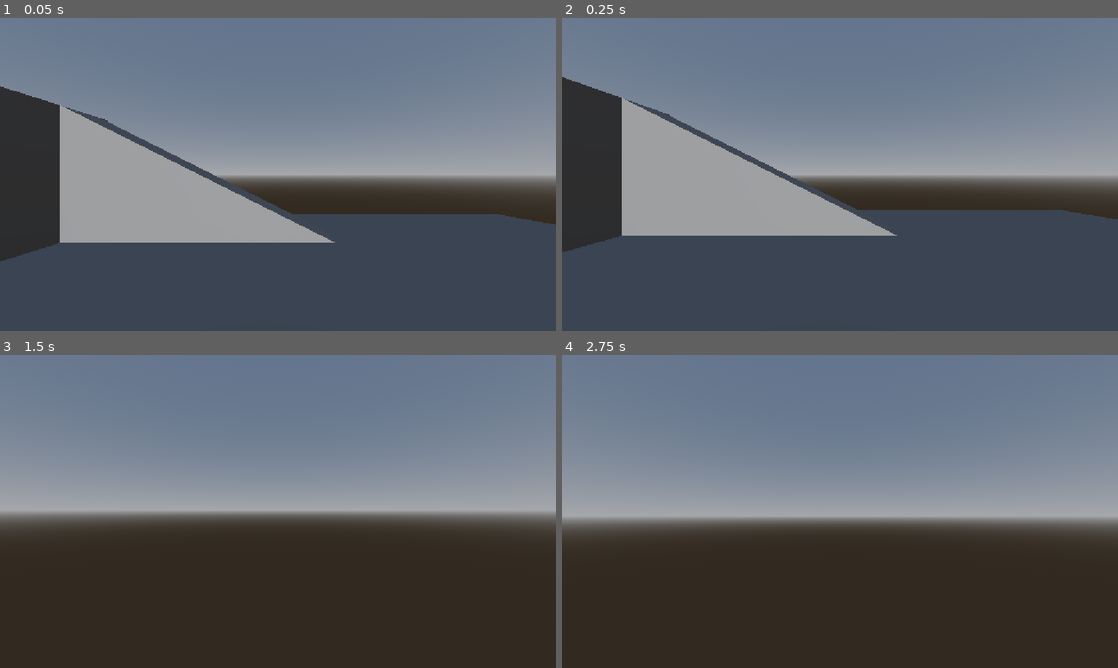
Above: before the commit, frames 1-4 (two rows, left to right).
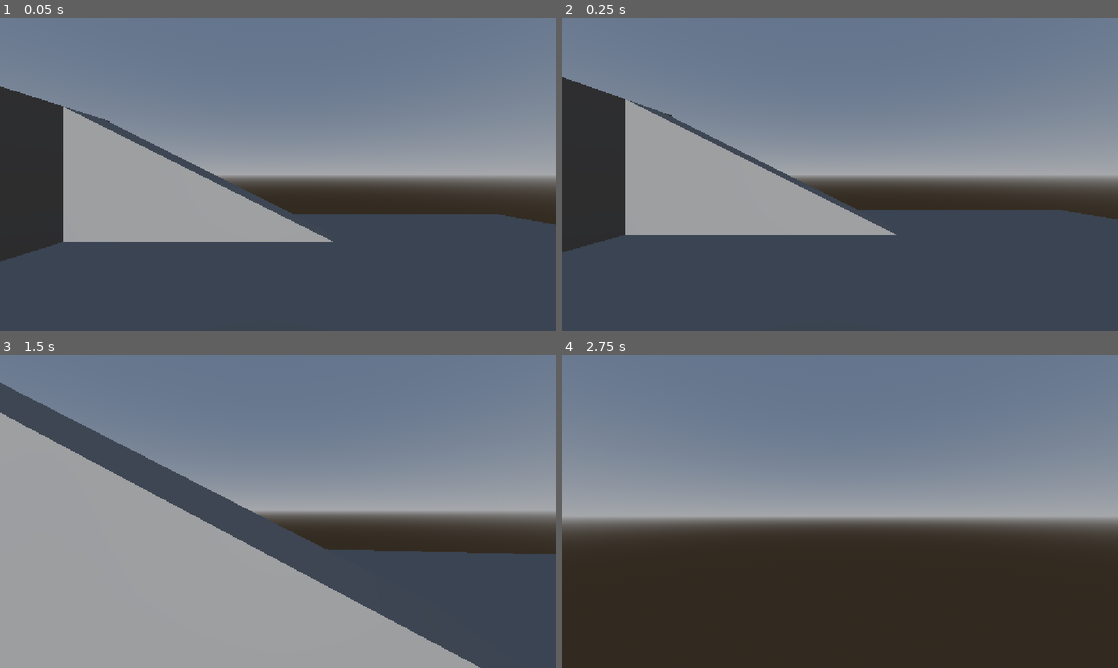
Above: after the commit, the same moments.

Repository: sebaselchadmomos/DarkestNights
Game: Godot game, scene res://Scenes/Gym.tscn
Two runs of this game, one before a commit and one after it. Both use one fixed random seed, a clock stepped at 60 frames per second and the inputs below.
Inputs (mouse positions are in pixels of both pictures, inside the frame that each line leads up to):
- Up to frame 1 (0.05 s): no input
- Up to frame 2 (0.25 s): no input
- Up to frame 3 (1.5 s): move the mouse to (305, 511) at 0.52 s; hold Ctrl (crouch, bound only after the commit) 0.53-1.28 s; hold W (move_forward) from 0.53 s (still down); tap Space (jump) at 0.77 s; move the mouse to (250, 511) at 1.27 s; tap Ctrl (crouch, bound only after the commit) at 1.35 s
- Up to frame 4 (2.75 s): keep holding W (move_forward); tap Space (jump) at 1.52 s; move the mouse to (851, 505) at 2.02 s; hold Ctrl (crouch, bound only after the commit) from 2.03 s (still down)

The runs differ from the first frame. In frame 1, 0.4% of the frame differs, in the area x 10-61%, y 27-72%; in frame 2, 0.5%; in frame 3, 49%, in the area x 0-100%, y 8-100%; in frame 4, nothing differs.

Commit message:
Agacharse
El jugador ya puede agacharse con C o Control, incluyendo un chequeo para que no se levante si tiene un obstáculo encima

Diff:
--- a/darkest-nights/Player.tscn
+++ b/darkest-nights/Player.tscn
@@ -5,6 +5,8 @@
 [sub_resource type="CapsuleShape3D" id="CapsuleShape3D_g4v7s"]
 
 [sub_resource type="CapsuleMesh" id="CapsuleMesh_g4v7s"]
+
+[sub_resource type="CapsuleShape3D" id="CapsuleShape3D_xhfnw"]
 
 [node name="Player" type="Node3D" unique_id=441289176]
 
@@ -21,8 +23,15 @@
 mesh = SubResource("CapsuleMesh_g4v7s")
 
 [node name="Camera3D" type="Camera3D" parent="CharacterBody3D" unique_id=491630876]
-transform = Transform3D(1, 0, 0, 0, 1, 0, 0, 0, 1, 0, 0.5, -0.10467237)
+transform = Transform3D(1, 0, 0, 0, 1, 0, 0, 0, 1, 0, 0.5, 0)
 current = true
 
 [node name="Marker3D" type="Marker3D" parent="CharacterBody3D/Camera3D" unique_id=1455002347]
 transform = Transform3D(1, 0, 0, 0, 1, 0, 0, 0, 1, 0, -0.5, 0.10467237)
+
+[node name="StandCheck" type="Area3D" parent="CharacterBody3D" unique_id=989153122]
+transform = Transform3D(0.5, 0, 0, 0, 0.5, 0, 0, 0, 0.5, 0, 1.5, 0)
+
+[node name="CollisionShape3D" type="CollisionShape3D" parent="CharacterBody3D/StandCheck" unique_id=1595237995]
+shape = SubResource("CapsuleShape3D_xhfnw")
+debug_color = Color(0.7737932, 0, 0.013058065, 0.41960785)
--- a/darkest-nights/Scripts/player.gd
+++ b/darkest-nights/Scripts/player.gd
@@ -1,10 +1,12 @@
 extends CharacterBody3D
 
 # Variables de movimiento
-@export var speed = 14
+@export var speed = 14.0
+var base_speed = 14.0
 @export var fall_acceleration = 10
 @export var jump_force = 500
 var target_velocity = Vector3.ZERO
+var isCrouch = false
 
 # Variables para el mouse
 const MOUSE_SENSITIVITY := 0.002
@@ -52,7 +54,7 @@
 	camera_forward = camera_forward.normalized()
 	camera_right = camera_right.normalized()
 
-	# Detectamos los inputs
+	# Detectamos los inputs direccionales
 	if Input.is_action_pressed("move_right"):
 		direction += camera_right
 	if Input.is_action_pressed("move_left"):
@@ -82,6 +84,26 @@
 	if is_on_floor() and Input.is_action_pressed("jump"):
 		target_velocity.y = target_velocity.y + (jump_force * delta)
 
+	# Lógica para agacharse
+	if Input.is_action_pressed("crouch") and not isCrouch:
+		isCrouch = true
+		speed = speed / 2
+		$CollisionShape3D.shape.height = 0.5
+
+	if Input.is_action_just_released("crouch") and isCrouch:
+		if can_stand():
+			isCrouch = false
+			speed = base_speed
+			$CollisionShape3D.shape.height = 2
+
+	if can_stand() and isCrouch and not Input.is_action_pressed("crouch"):
+		isCrouch = false
+		speed = base_speed
+		$CollisionShape3D.shape.height = 2
+
 	# Moving the Character
 	velocity = target_velocity
 	move_and_slide()
+
+func can_stand() -> bool: # Función auxiliar para levantarse
+	return $StandCheck.get_overlapping_bodies().is_empty()
--- a/darkest-nights/project.godot
+++ b/darkest-nights/project.godot
@@ -47,6 +47,12 @@
 "events": [Object(InputEventKey,"resource_local_to_scene":false,"resource_name":"","device":-1,"window_id":0,"alt_press …(191 unchanged characters)…
 ]
 }
+crouch={
+"deadzone": 0.2,
+"events": [Object(InputEventKey,"resource_local_to_scene":false,"resource_name":"","device":-1,"window_id":0,"alt_pressed":false,"shift_pressed":false,"ctrl_pressed":false,"meta_pressed":false,"pressed":false,"keycode":0,"physical_keycode":4194326,"key_label":0,"unicode":0,"location":0,"echo":false,"script":null)
+, Object(InputEventKey,"resource_local_to_scene":false,"resource_name":"","device":-1,"window_id":0,"alt_pressed":false,"shift_pressed":false,"ctrl_pressed":false,"meta_pressed":false,"pressed":false,"keycode":0,"physical_keycode":67,"key_label":0,"unicode":99,"location":0,"echo":false,"script":null)
+]
+}
 
 [physics]
 
